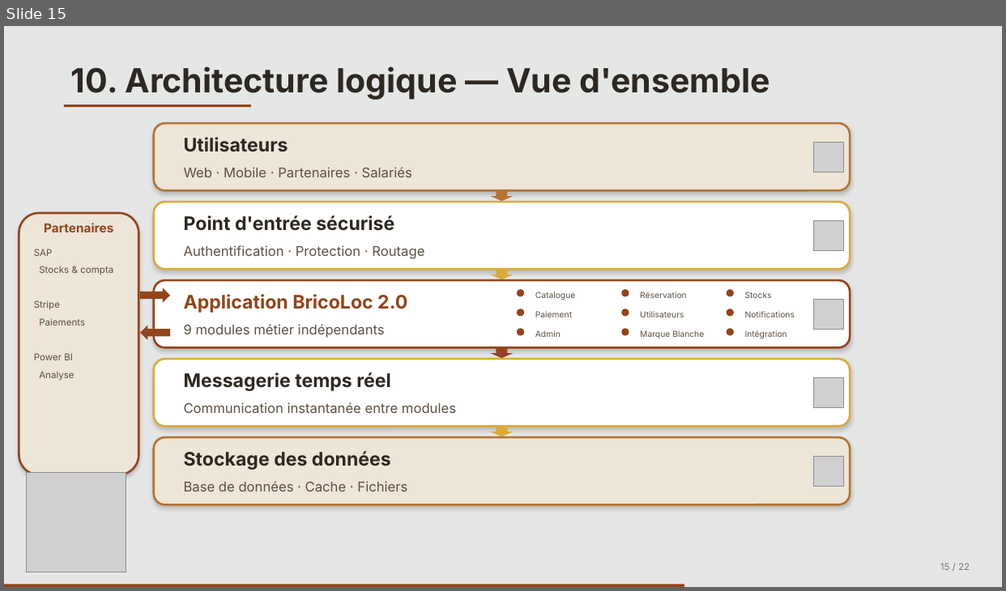
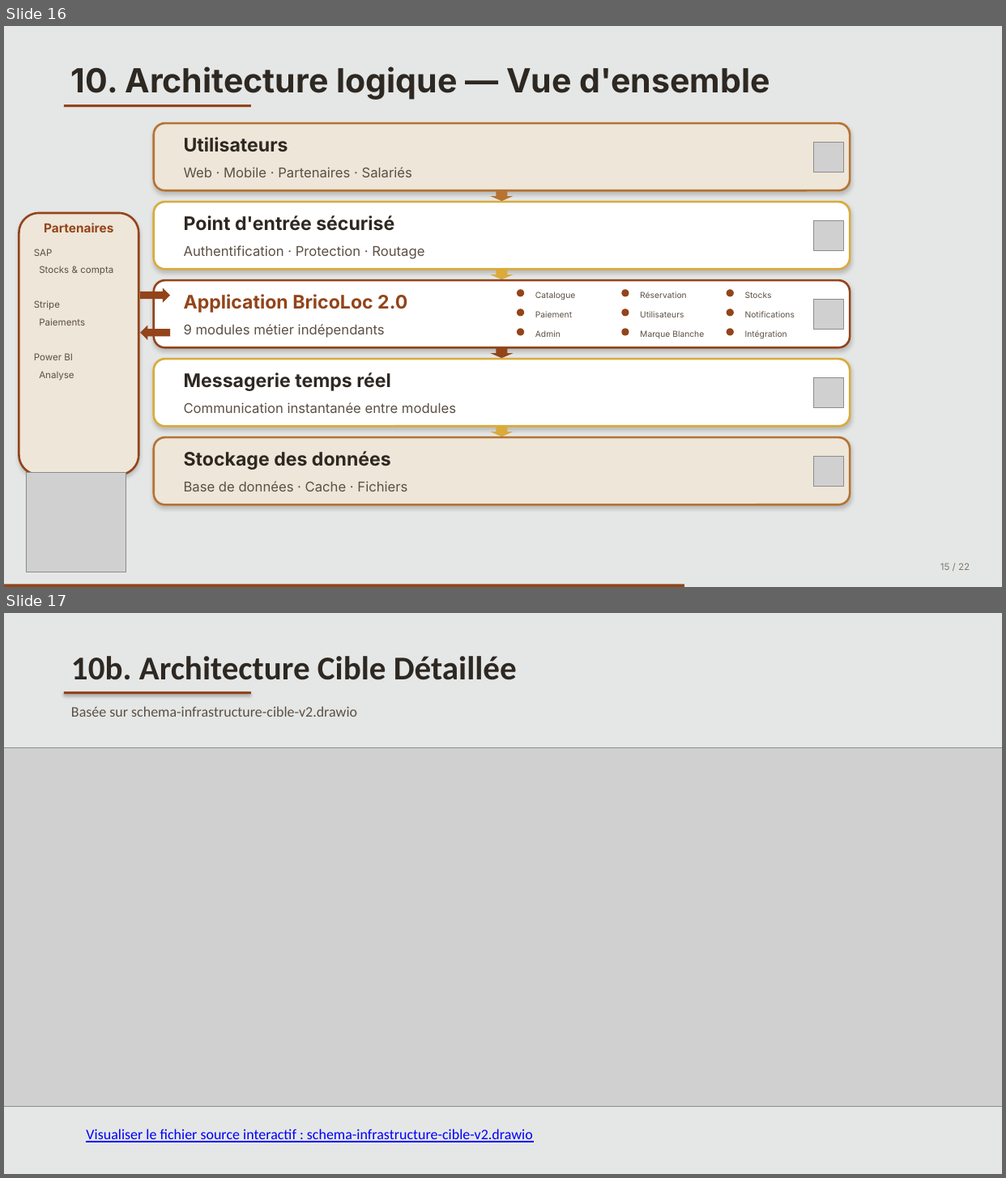
Before and after one commit to morepudding/maelJtm, a slide deck: 07-presentation/BricoLoc2_Presentation.pptx. Shown one above the other, each under a label of ours: slide 15 before the commit, slides 16 and 17 after it. The pictures are 1006x591 and 1006x1178 pixels, drawn with LibreOffice and Linux fonts; fonts in the diff are those of the drawing; grey boxes stand for pictures. Boxes give left, top, right and bottom in pixels: in the first picture for what was removed or moved away, otherwise in the second. Text is boxed around its words. In the diff, an @@ line names an element or a change of style, - is before the commit and + after.

```diff
--- a/07-presentation/BricoLoc2_Presentation.pptx
+++ b/07-presentation/BricoLoc2_Presentation.pptx
@@ slide 17 added at <box>4,613,1002,1174</box>, background #E5E7E6 @@
@@ text added at <box>71,656,517,680</box>, 32 pt, text #2E2822, bold @@
+10b. Architecture Cible Détaillée
@@ rectangle added at <box>64,692,251,695</box>, fill #93441A @@
@@ text added at <box>71,706,357,717</box>, 14 pt, text #5C5044 @@
+Basée sur schema-infrastructure-cible-v2.drawio
@@ picture added at <box>4,747,1002,1107</box> @@
@@ text added at <box>86,1129,533,1143</box>, 14 pt, text #0000FF, underline @@
+Visualiser le fichier source interactif : schema-infrastructure-cible-v2.drawio
@@ what was slide 15 is now slide 16 @@
```
Also in this commit, not shown: 1 other slide added, 18 other files.
